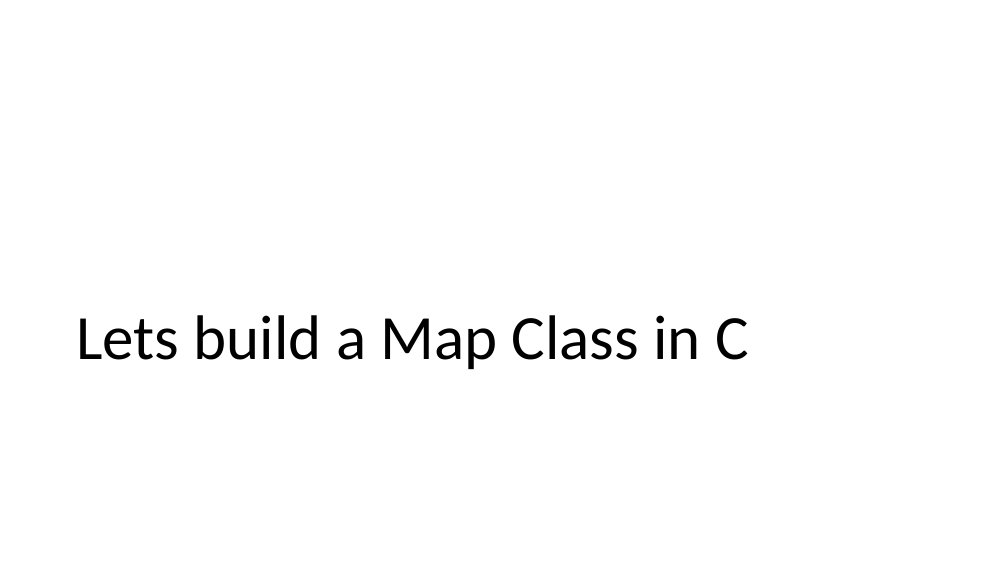
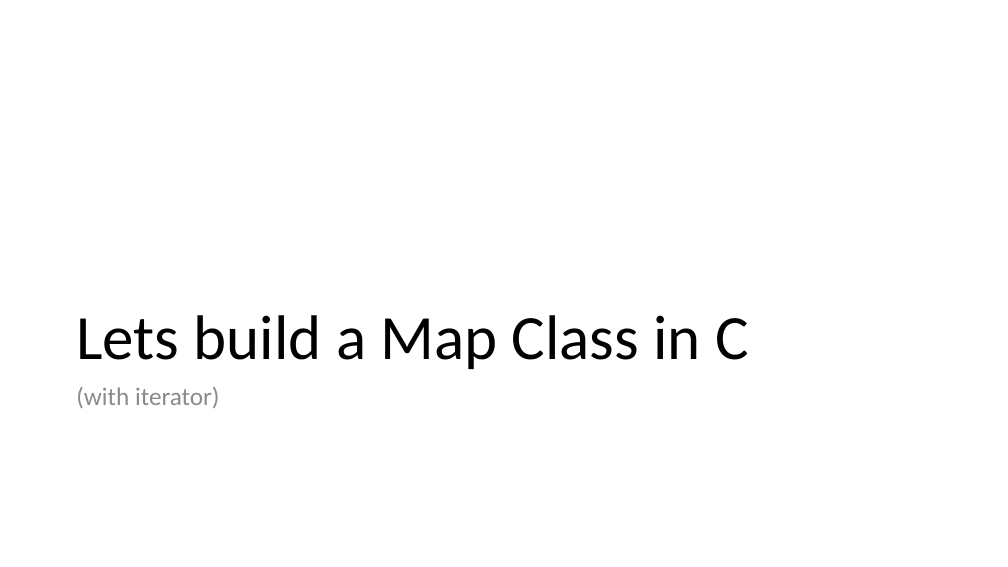
Before and after one commit to csev/cc4e, a slide deck: slide 24 of lectures/CC-04-Maps.pptx (slide 26 before the commit). Drawn at 1008x567 pixels with LibreOffice and Linux fonts; fonts in the diff are those of the drawing. Boxes give left, top, right and bottom in pixels: in the first picture for what was removed or moved away, otherwise in the second. Text is boxed around its words. In the diff, an @@ line names an element or a change of style, - is before the commit and + after.

```diff
--- a/lectures/CC-04-Maps.pptx
+++ b/lectures/CC-04-Maps.pptx
@@ text added at (76,387,219,408), 24 pt, text #8C8C8C @@
+(with iterator)
```
Also in this commit, not shown: 3 other slides changed, 1 slide removed, 5 other files.
